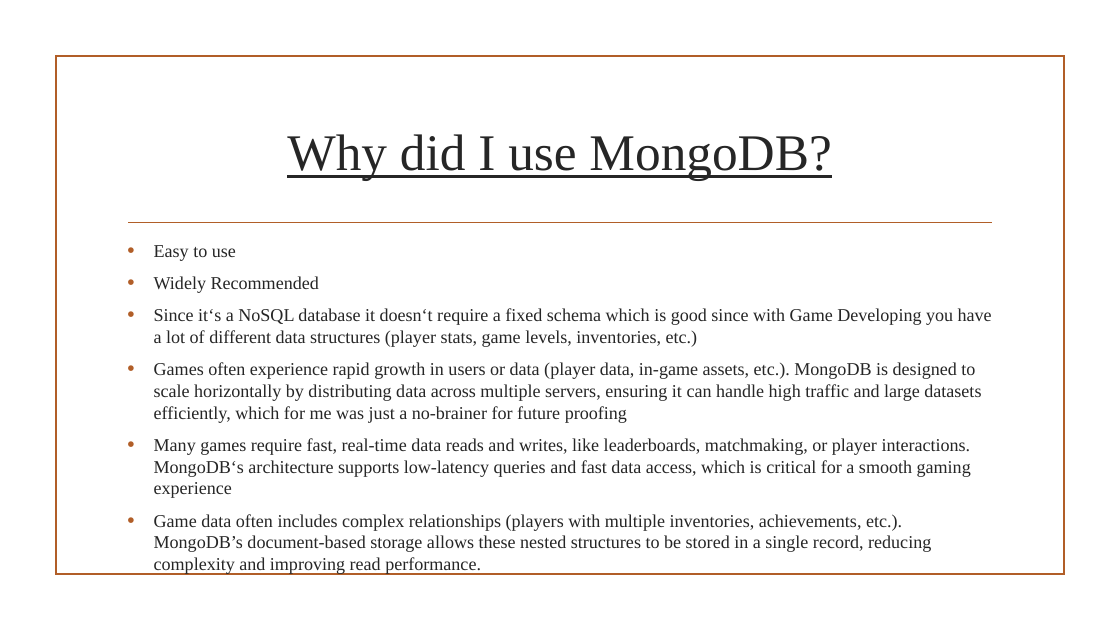
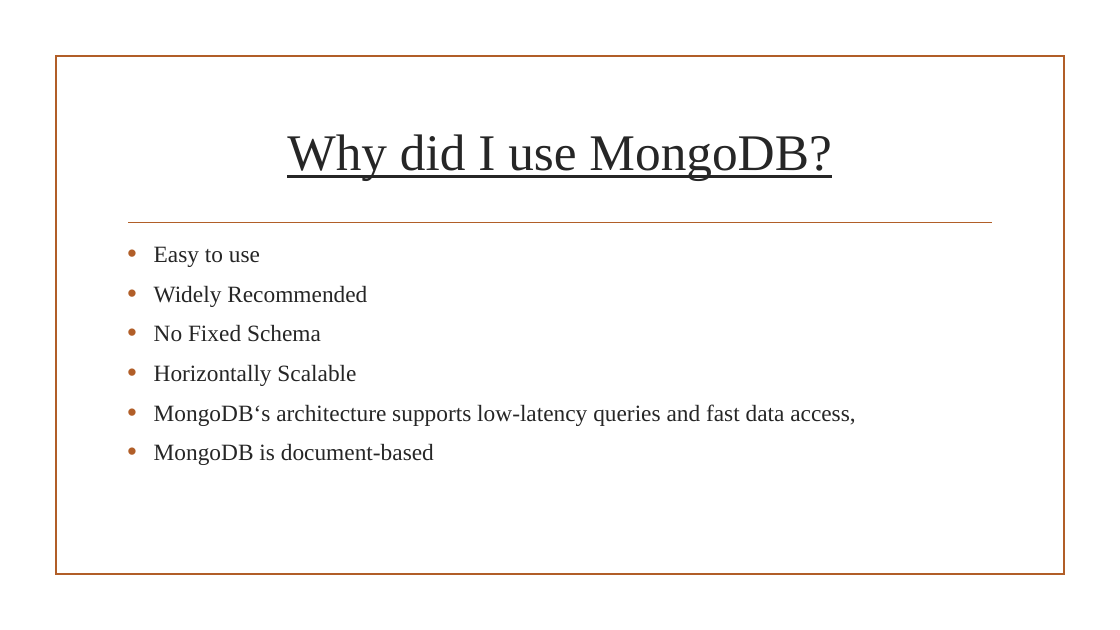
Before and after one commit to Niteh0wk/TheTalesOfGodric, a slide deck: slide 8 of TheTalesOfGodric.pptx. Drawn at 1120x630 pixels with LibreOffice and Linux fonts; fonts in the diff are those of the drawing; background and template pictures are left out. Boxes give left, top, right and bottom in pixels: in the first picture for what was removed or moved away, otherwise in the second. Text is boxed around its words. In the diff, an @@ line names an element or a change of style, - is before the commit and + after.

```diff
--- a/TheTalesOfGodric.pptx
+++ b/TheTalesOfGodric.pptx
@@ text at box(154, 246, 367, 307): size 15.5 to 20 pt in "Easy to use", "Widely Recommended" @@
@@ text at box(154, 324, 855, 465): text changed; size 15.5 to 20 pt @@
-• Since it‘s a NoSQL database it doesn‘t require a fixed schema which is good since with Game Developing you have a lot of different data structures (player stats, game levels, inventories, etc.)
-• Games often experience rapid growth in users or data (player data, in-game assets, etc.). MongoDB is designed to scale horizontally by distributing data across multiple servers, ensuring it can handle high traffic and large datasets efficiently, which for me was just a no-brainer for future proofing
-• Many games require fast, real-time data reads and writes, like leaderboards, matchmaking, or player interactions. MongoDB‘s architecture supports low-latency queries and fast data access, which is critical for a smooth gaming experience
-• Game data often includes complex relationships (players with multiple inventories, achievements, etc.). MongoDB’s document-based storage allows these nested structures to be stored in a single record, reducing complexity and improving read performance.
+• No Fixed Schema
+• Horizontally Scalable
+• MongoDB‘s architecture supports low-latency queries and fast data access,
+• MongoDB is document-based
```
Also in this commit, not shown: 4 other slides changed, 3 other files.
